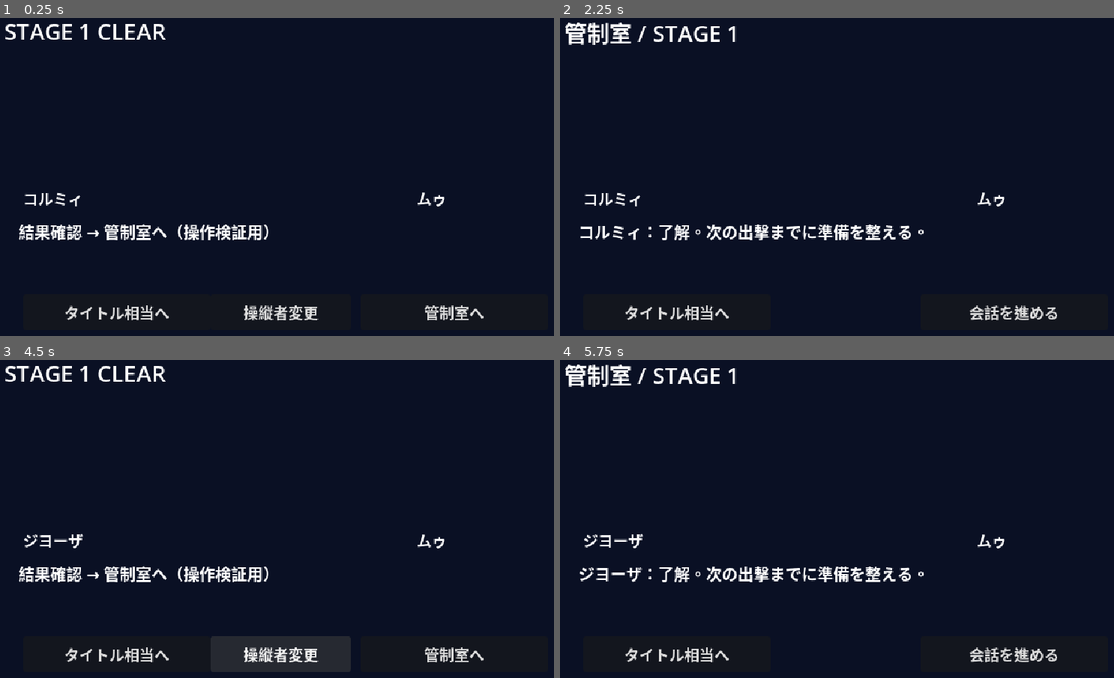
Above: before the commit, frames 1-4 (two rows, left to right).
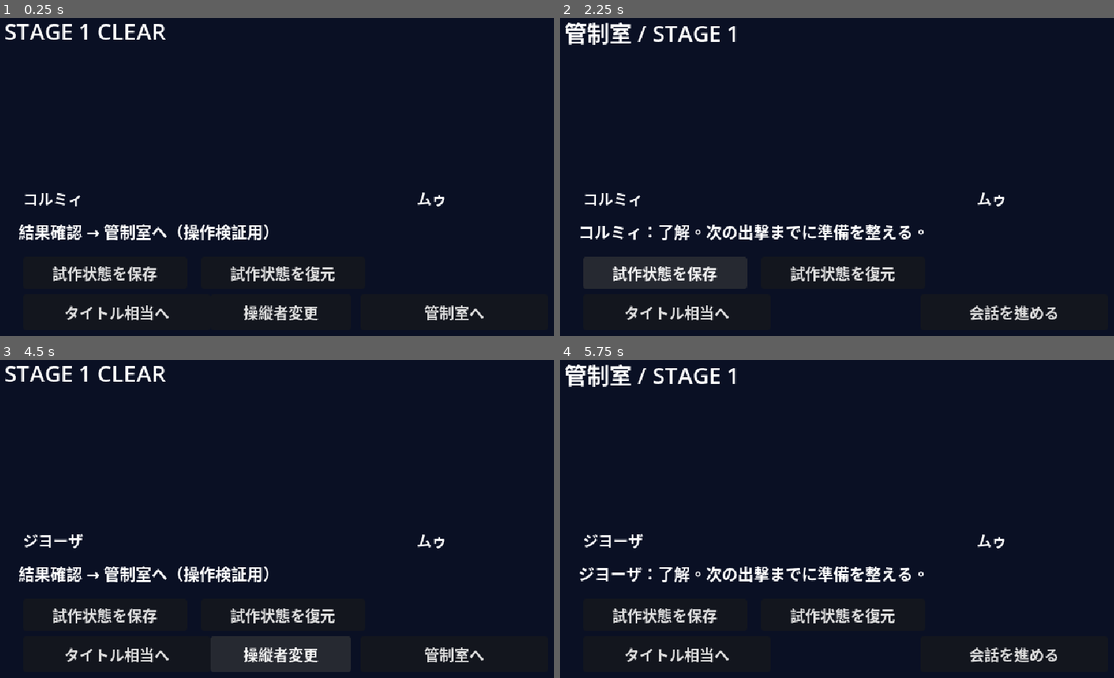
Above: after the commit, the same moments.

Repository: coshimagame/manjusyage
Game: Godot game, scene res://stage_clear_playable_bridge.tscn
Same seed, same stepped clock (60 frames per second), same inputs: the game is played once before the commit and once after it. This scene is started directly instead of the project's main scene.
Inputs (mouse positions are in pixels of both pictures, inside the frame that each line leads up to):
- Up to frame 1 (0.25 s): no input
- Up to frame 2 (2.25 s): click "管制室へ" at 0.5 s; click "会話を進める" at 1.25 s; click (665, 272) at 2 s, where only the run after the commit has a clickable "試作状態を保存"
- Up to frame 3 (4.5 s): click (282, 614) at 2.75 s, where only the run after the commit has a clickable "試作状態を復元"; click "タイトル相当へ" at 3.5 s; click "操縦者変更" at 4.25 s
- Up to frame 4 (5.75 s): tap Enter (ui_accept) at 5, 5.27 s; move the mouse to (975, 496) at 5.02 s; hold Right from 5.03 s (still down); tap M at 5.1 s; click (975, 496) at 5.17 s

The runs differ from the first frame. In frame 1, 1.1% of the frame differs, in the area x 9-61%, y 78-83%; in frame 2, 3.6%, in the area x 4-61%, y 75-86%; in frame 3, 1.1%; in frame 4, 1.1%.
Error after the commit: Trying to assign an array of type "Array" to a variable of type "Array[String]". (res://stage_clear_playable_bridge.gd:165)

Commit message:
Add isolated stage bridge save/resume and stage-eight stop

Diff:
--- a/stage_clear_playable_bridge.gd
+++ b/stage_clear_playable_bridge.gd
@@ -16,6 +16,9 @@
 var action: Button
 var back: Button
 var change_pilot: Button
+var save_button: Button
+var load_button: Button
+const SAVE_PATH := "user://stage_bridge_smoke.cfg"
 
 func _ready() -> void:
 	set_anchors_and_offsets_preset(Control.PRESET_FULL_RECT)
@@ -33,6 +36,10 @@
 	back = _button(Vector2(40, 310), "タイトル相当へ", _reset)
 	change_pilot = _button(Vector2(240, 310), "操縦者変更", _cycle_pilot)
 	change_pilot.size = Vector2(150, 38)
+	save_button = _button(Vector2(40, 270), "試作状態を保存", _save_progress)
+	save_button.size = Vector2(175, 34)
+	load_button = _button(Vector2(230, 270), "試作状態を復元", _load_progress)
+	load_button.size = Vector2(175, 34)
 	_show_phase()
 
 func _label(pos: Vector2, dims: Vector2, font_size: int) -> Label:
@@ -72,6 +79,7 @@
 
 func _show_phase() -> void:
 	change_pilot.visible = phase == 0
+	action.disabled = false
 	left_name.text = PILOTS[pilot_index]
 	right_name.text = "ムゥ"
 	# These are optional slots. Never substitute unapproved character designs.
@@ -90,9 +98,12 @@
 	else:
 		heading.text = "STAGE %d READY" % stage
 		message.text = "全8面の試作進行終了。実戦シーンへの接続は未実装。" if stage >= 8 else "次ステージ出撃の接続確認。実戦シーンへの接続は未実装。"
-		action.text = "結果へ戻る"
+		action.text = "試作終了" if stage >= 8 else "結果へ戻る"
+		action.disabled = stage >= 8
 
 func _advance() -> void:
+	if phase == 2 and stage >= 8:
+		return
 	if phase == 0:
 		phase = 1
 		line_index = 0
@@ -122,6 +133,42 @@
 	line_index = 0
 	_show_phase()
 
+func _save_progress() -> void:
+	var cfg := ConfigFile.new()
+	cfg.set_value("bridge", "version", 1)
+	cfg.set_value("bridge", "stage", stage)
+	cfg.set_value("bridge", "pilot", pilot_index)
+	cfg.set_value("bridge", "phase", phase)
+	cfg.set_value("bridge", "line", line_index)
+	var err := cfg.save(SAVE_PATH)
+	if err != OK:
+		push_warning("Bridge smoke save failed: %d" % err)
+
+func _load_progress() -> void:
+	var cfg := ConfigFile.new()
+	if cfg.load(SAVE_PATH) != OK:
+		return
+	if cfg.get_value("bridge", "version", 0) != 1:
+		return
+	var restored_stage := int(cfg.get_value("bridge", "stage", -1))
+	var restored_pilot := int(cfg.get_value("bridge", "pilot", -1))
+	var restored_phase := int(cfg.get_value("bridge", "phase", -1))
+	var restored_line := int(cfg.get_value("bridge", "line", -1))
+	if restored_stage < 1 or restored_stage > 8 or restored_pilot < 0 or restored_pilot >= PILOTS.size() or restored_phase < 0 or restored_phase > 2:
+		return
+	if restored_phase == 1 and (restored_line < 0 or restored_line >= 3):
+		return
+	stage = restored_stage
+	pilot_index = restored_pilot
+	phase = restored_phase
+	line_index = restored_line if restored_phase == 1 else 0
+	lines = [
+		"ムゥ：帰還を確認した。機体の状態を見せてくれ。",
+		"%s：了解。次の出撃までに準備を整える。" % PILOTS[pilot_index],
+		"ムゥ：次の領域へ進む前に、記録を保存しておこう。"
+	] if phase == 1 else []
+	_show_phase()
+
 func _unhandled_key_input(event: InputEvent) -> void:
 	if event.is_action_pressed("ui_accept") and not event.is_echo():
 		_advance()
